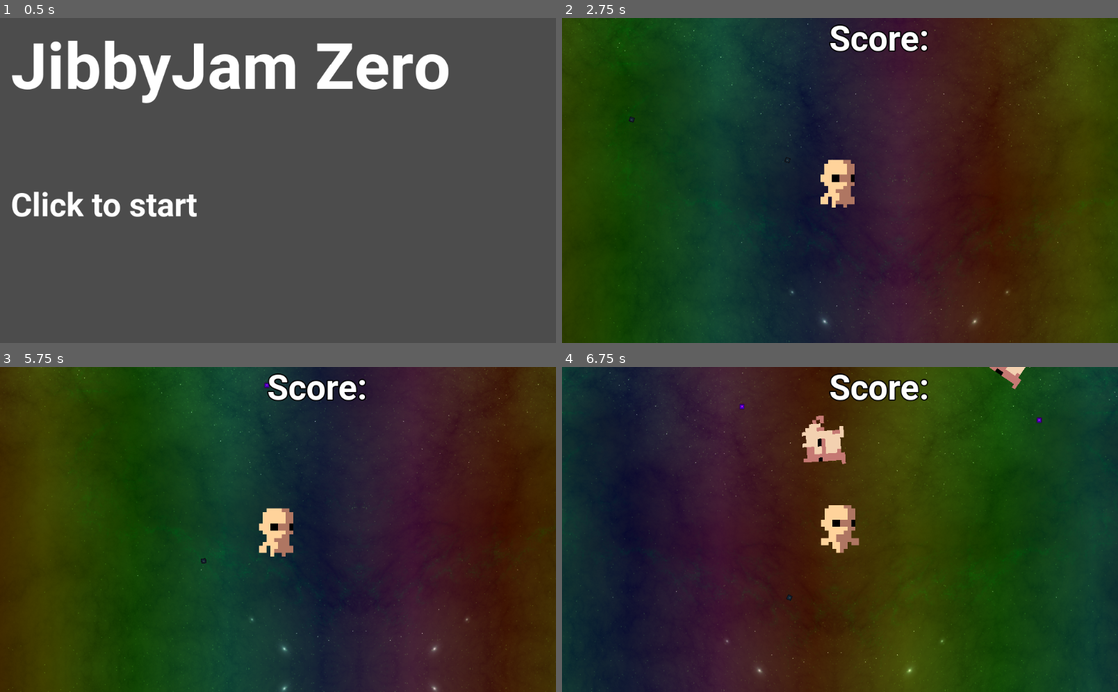
Above: before the commit, frames 1-4 (two rows, left to right).
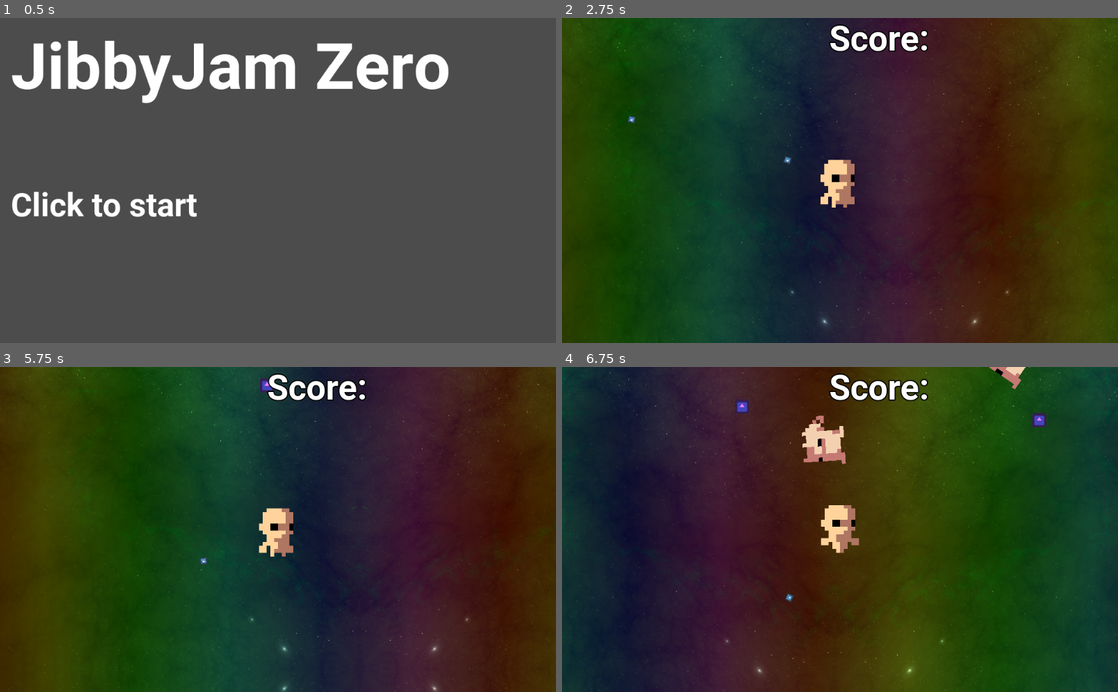
Above: after the commit, the same moments.

Repository: Jibby-Games/JibbyJam0
Game: Godot game, scene res://LaunchScreen.tscn
Same seed, same stepped clock (60 frames per second), same inputs: the game is played once before the commit and once after it. The engine's default icon, where the game draws it, is replaced by a stand-in: a white triangle on a blue panel in a dark square.
Inputs (mouse positions are in pixels of both pictures, inside the frame that each line leads up to):
- Up to frame 1 (0.5 s): no input
- Up to frame 2 (2.75 s): tap Enter at 0.5 s; move the mouse to (812, 245) at 0.52 s; press the mouse at (812, 245) at 0.53 s; hold W (up) 0.53-2.03 s; move the mouse to (1006, 229) at 1.27 s; release the mouse at (1006, 229) at 1.28 s; click (1006, 229) at 1.35 s; move the mouse to (673, 131) at 2.02 s; press the mouse at (673, 131) at 2.03 s; hold A (left) from 2.03 s (still down)
- Up to frame 3 (5.75 s): move the mouse to (305, 529) at 2.77 s; release the mouse at (305, 529) at 2.78 s; click (305, 529) at 2.85 s; move the mouse to (194, 448) at 3.52 s; release A (left) at 3.53 s; press the mouse at (194, 448) at 3.53 s; hold S (down) 3.53-4.28 s; move the mouse to (400, 513) at 4.27 s; release the mouse at (400, 513) at 4.28 s; hold D (right) 4.28-5.03 s; click (400, 513) at 4.35 s; move the mouse to (166, 545) at 5.02 s; press the mouse at (166, 545) at 5.03 s; hold W (up) from 5.03 s (still down)
- Up to frame 4 (6.75 s): move the mouse to (895, 458) at 5.77 s; release W (up) at 5.78 s; release the mouse at (895, 458) at 5.78 s; hold D (right) from 5.78 s (still down); click (895, 458) at 5.85 s; move the mouse to (812, 594) at 6.52 s; press the mouse at (812, 594) at 6.53 s

Frame 1 is identical in both runs. In frame 2, less than 0.1% of the frame differs, in the area x 11-42%, y 29-45%; in frame 3, 0.1%; in frame 4, 0.2%, in the area x 31-88%, y 10-73%.

Commit message:
bigger powerups and bullets

Diff:
--- a/bullet.tscn
+++ b/bullet.tscn
@@ -4,7 +4,7 @@
 [ext_resource path="res://icon.png" type="Texture" id=2]
 
 [sub_resource type="CircleShape2D" id=1]
-radius = 5.0
+radius = 7.0
 
 [node name="bullet" type="Area2D"]
 collision_layer = 16
@@ -12,8 +12,7 @@
 script = ExtResource( 1 )
 
 [node name="Sprite" type="Sprite" parent="."]
-modulate = Color( 0.278431, 0.278431, 0.278431, 1 )
-scale = Vector2( 0.15, 0.15 )
+scale = Vector2( 0.2, 0.2 )
 texture = ExtResource( 2 )
 
 [node name="CollisionShape2D" type="CollisionShape2D" parent="."]
--- a/powerup.tscn
+++ b/powerup.tscn
@@ -4,14 +4,14 @@
 [ext_resource path="res://scripts/powerup.gd" type="Script" id=2]
 
 [sub_resource type="CircleShape2D" id=1]
-radius = 5.0
+radius = 14.0357
 
 [node name="powerup" type="Area2D"]
 script = ExtResource( 2 )
 
 [node name="Sprite" type="Sprite" parent="."]
-modulate = Color( 0.945098, 0.0156863, 1, 1 )
-scale = Vector2( 0.15, 0.15 )
+modulate = Color( 0.972549, 0.494118, 1, 1 )
+scale = Vector2( 0.4, 0.4 )
 texture = ExtResource( 1 )
 
 [node name="CollisionShape2D" type="CollisionShape2D" parent="."]
